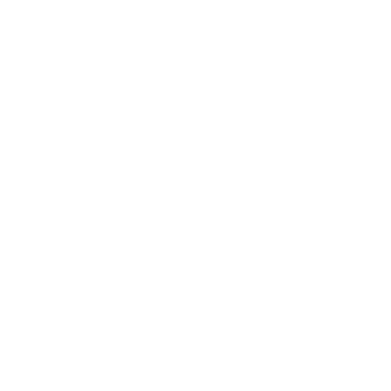
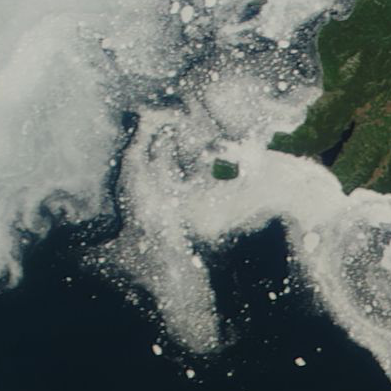
Two versions of the same layered image (391px x 391px). Layer-by-layer changes:
added layer "419_sea_of_okhostk_100km_20130629.aqua.truecolor.250m" above "Background" over box(0, 0, 391, 391)
